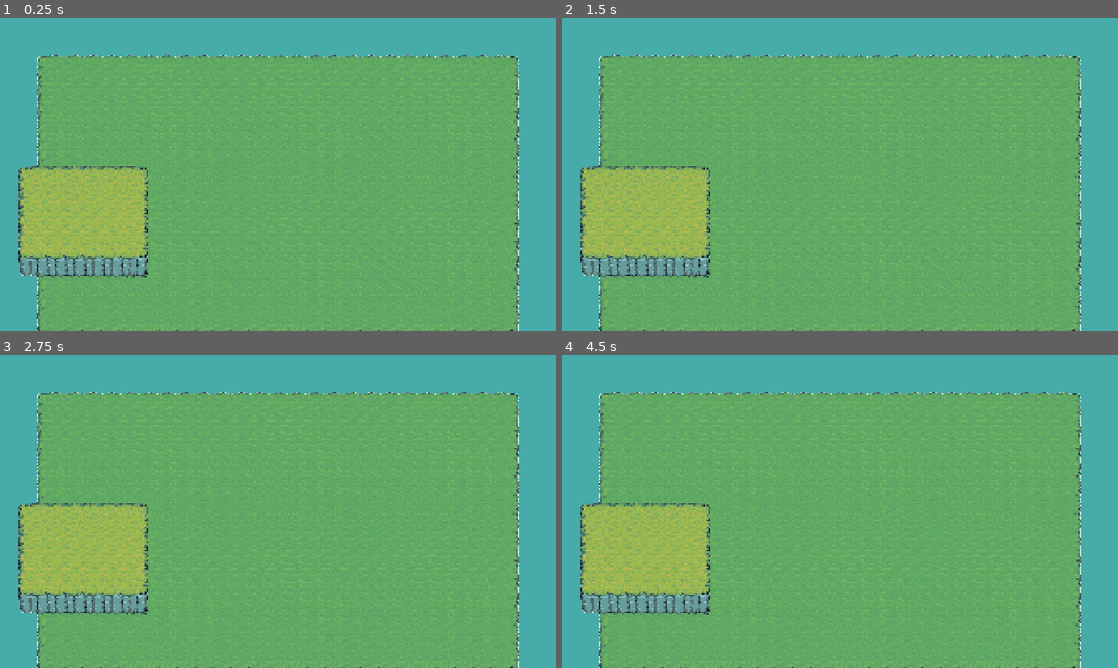
Above: before the commit, frames 1-4 (two rows, left to right).
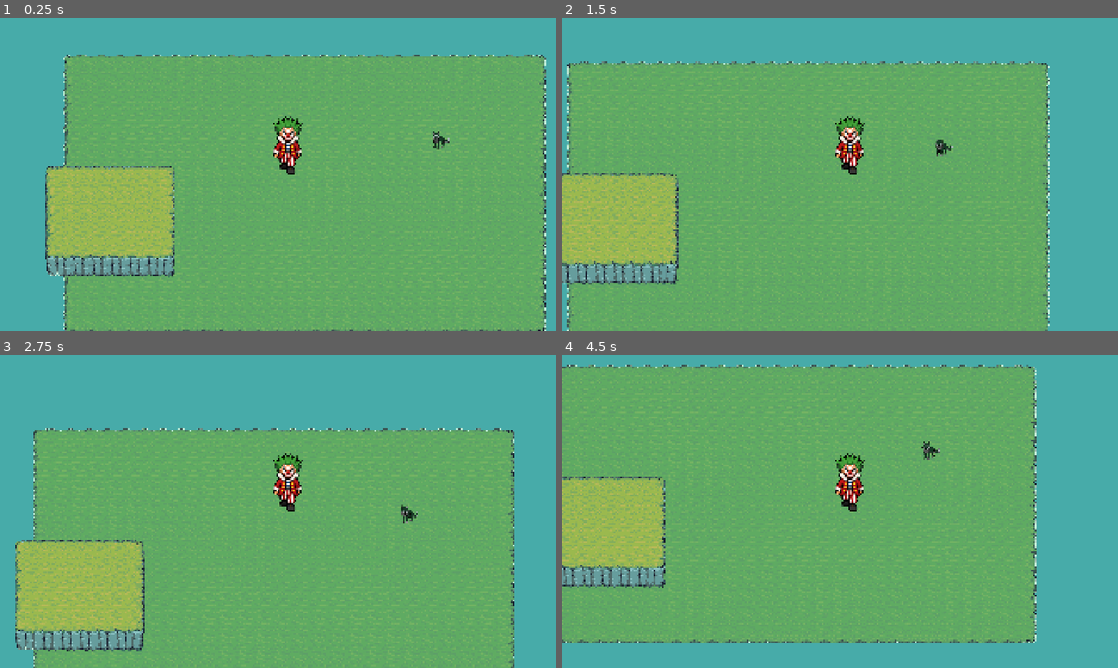
Above: after the commit, the same moments.

Repository: iliane442/tog
Game: Godot game, scene res://map.tscn
The game is run twice, just before and just after one commit, with the same random seed, the same clock (stepped at 60 frames per second) and the same inputs. Before the commit the project has no main scene; this scene is started directly in both runs.
Inputs (mouse positions are in pixels of both pictures, inside the frame that each line leads up to):
- Up to frame 1 (0.25 s): no input
- Up to frame 2 (1.5 s): tap Enter at 0.5 s; move the mouse to (962, 158) at 0.52 s; click (962, 158) at 0.67 s; move the mouse to (728, 190) at 1.27 s; click (728, 190) at 1.42 s
- Up to frame 3 (2.75 s): move the mouse to (333, 442) at 2.02 s; click (333, 442) at 2.17 s
- Up to frame 4 (4.5 s): move the mouse to (812, 574) at 2.77 s; click (812, 574) at 2.92 s; move the mouse to (1006, 558) at 3.52 s; click (1006, 558) at 3.67 s; move the mouse to (673, 464) at 4.27 s; click (673, 464) at 4.42 s

The runs differ from the first frame. In frame 1, 15% of the frame differs, in the area x 3-99%, y 11-100%; in frame 2, 18%; in frame 3, 21%; in frame 4, 34%, in the area x 0-94%, y 3-100%.

Commit message:
Add player and enemy scenes, implement player movement, and include clown walk sprite

Diff:
--- /dev/null
+++ b/tog/ennemy.tscn
@@ -0,0 +1,16 @@
+[gd_scene format=3 uid="uid://clfegld6kofya"]
+
+[ext_resource type="Texture2D" uid="uid://bgwlqosggfajj" path="res://assets/sprites/wolf.png" id="2_8dqw5"]
+
+[sub_resource type="RectangleShape2D" id="RectangleShape2D_rvcwp"]
+size = Vector2(63, 67)
+
+[node name="ennemy" type="CharacterBody2D" unique_id=882835849]
+
+[node name="Sprite2D" type="Sprite2D" parent="." unique_id=809915295]
+position = Vector2(0, -33)
+texture = ExtResource("2_8dqw5")
+
+[node name="CollisionShape2D" type="CollisionShape2D" parent="." unique_id=314533753]
+position = Vector2(7, -33)
+shape = SubResource("RectangleShape2D_rvcwp")
--- a/tog/map.tscn
+++ b/tog/map.tscn
@@ -3,6 +3,8 @@
 [ext_resource type="Texture2D" uid="uid://bn3kdydtmcfjj" path="res://tinyswords/Terrain/Tileset/Water Background color.png" id="1_e0an3"]
 [ext_resource type="Texture2D" uid="uid://dw0v6taxdp6vm" path="res://tinyswords/Terrain/Tileset/Tilemap_color3.png" id="2_p5pve"]
 [ext_resource type="Texture2D" uid="uid://tmwcikrk31tt" path="res://tinyswords/Terrain/Tileset/Tilemap_color1.png" id="3_urblq"]
+[ext_resource type="PackedScene" uid="uid://dwdfbgv7efdqp" path="res://player.tscn" id="4_p5pve"]
+[ext_resource type="PackedScene" uid="uid://clfegld6kofya" path="res://ennemy.tscn" id="5_urblq"]
 
 [sub_resource type="TileSetAtlasSource" id="TileSetAtlasSource_iw27f"]
 texture = ExtResource("1_e0an3")
@@ -266,3 +268,9 @@
 [node name="cliffs" type="TileMapLayer" parent="." unique_id=845770678]
 tile_map_data = PackedByteArray("AAAHAAwAAAAHAAIAAAAHAAsAAAAHAAEAAAAHAAoAAAAHAAEAAAAHAAkAAAAHAAEAAAAHAAgAAAAHAAAAAAAGAA …(592 unchanged characters)…
 tile_set = SubResource("TileSet_agnng")
+
+[node name="Player" parent="." unique_id=882835849 instance=ExtResource("4_p5pve")]
+position = Vector2(867, 542)
+
+[node name="Player2" parent="." unique_id=169508463 instance=ExtResource("5_urblq")]
+position = Vector2(1422, 457)
--- /dev/null
+++ b/tog/player.gd
@@ -0,0 +1,20 @@
+extends CharacterBody2D
+
+@export var speed: float = 300.0
+
+var target: Vector2
+
+func _ready() -> void:
+	target = global_position
+
+func _unhandled_input(event: InputEvent) -> void:
+	if event is InputEventMouseButton and event.pressed and event.button_index == MOUSE_BUTTON_LEFT:
+		target = get_global_mouse_position()
+
+func _physics_process(delta: float) -> void:
+	var direction = target - global_position
+	if direction.length() > 5.0:
+		velocity = direction.normalized() * speed
+	else:
+		velocity = Vector2.ZERO
+	move_and_slide()
--- /dev/null
+++ b/tog/player.tscn
@@ -0,0 +1,23 @@
+[gd_scene format=3 uid="uid://dwdfbgv7efdqp"]
+
+[ext_resource type="Script" uid="uid://dxqlcfo5depbg" path="res://player.gd" id="1_onrkg"]
+[ext_resource type="Texture2D" uid="uid://b3m12s17iakta" path="res://assets/sprites/clown_walk.png" id="2_i3pqv"]
+
+[sub_resource type="RectangleShape2D" id="RectangleShape2D_rvcwp"]
+size = Vector2(101, 202.25)
+
+[node name="Player" type="CharacterBody2D" unique_id=882835849]
+script = ExtResource("1_onrkg")
+
+[node name="Sprite2D" type="Sprite2D" parent="." unique_id=809915295]
+position = Vector2(0, -125)
+texture = ExtResource("2_i3pqv")
+hframes = 8
+vframes = 4
+frame = 1
+
+[node name="CollisionShape2D" type="CollisionShape2D" parent="." unique_id=314533753]
+position = Vector2(33, -102)
+shape = SubResource("RectangleShape2D_rvcwp")
+
+[node name="Camera2D" type="Camera2D" parent="." unique_id=1259749020]
--- a/tog/project.godot
+++ b/tog/project.godot
@@ -11,6 +11,7 @@
 [application]
 
 config/name="tog"
+run/main_scene="uid://c36j2e8st7r56"
 config/features=PackedStringArray("4.7", "GL Compatibility")
 config/icon="res://icon.svg"
 
Binary file added: tog/assets/sprites/clown_walk.png
Not shown, added: tog/assets/sprites/clown_walk.png.import
Not shown, added: tog/player.gd.uid
